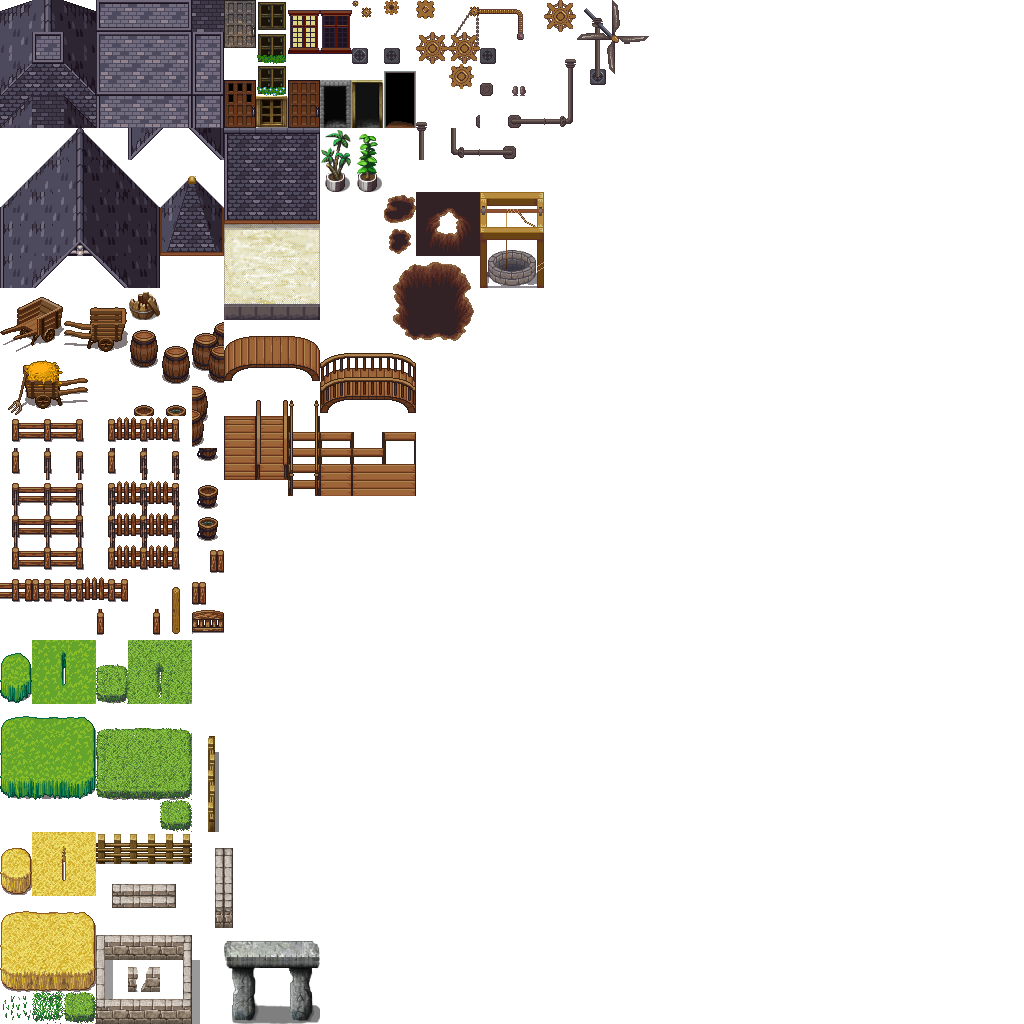
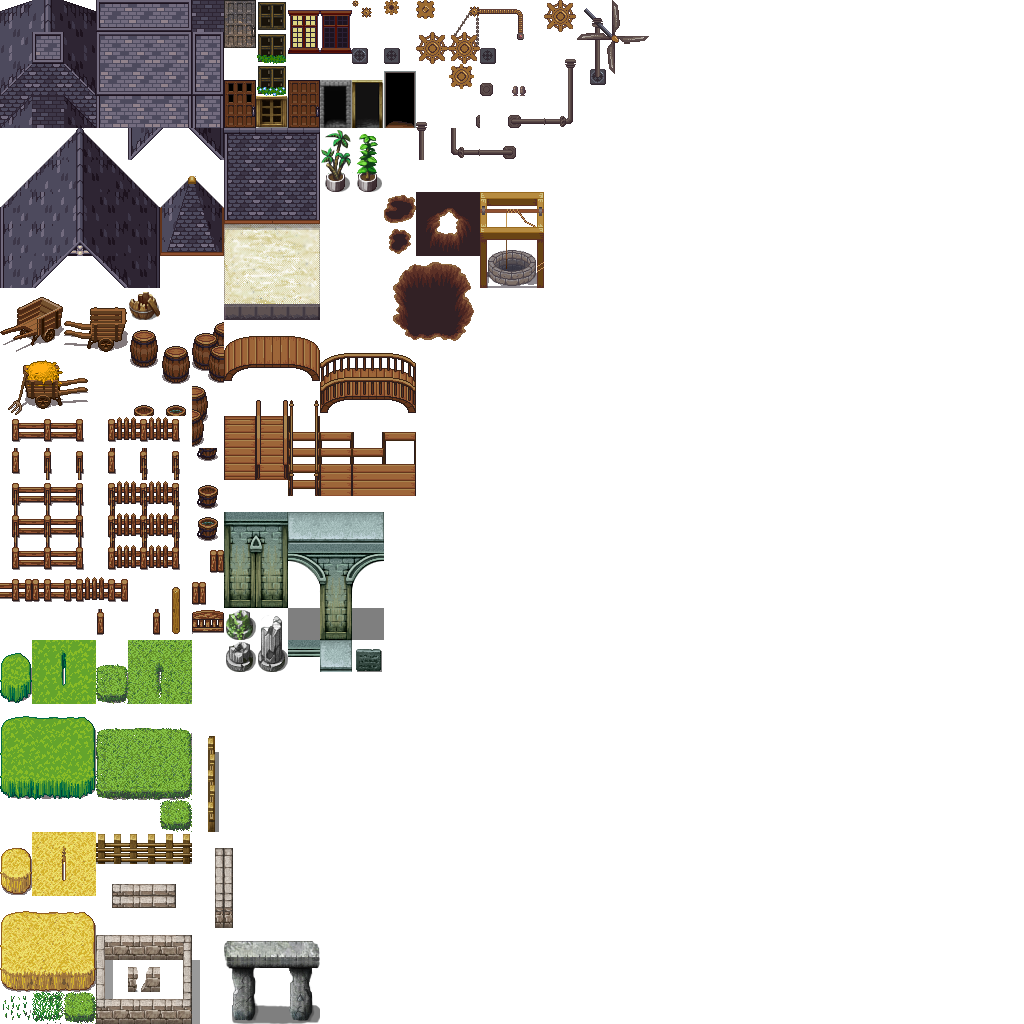
Before/after of a 1024px x 1024px layered artwork. What changed in the layer stack:
painted on "Calque" over [224, 512, 384, 672]
